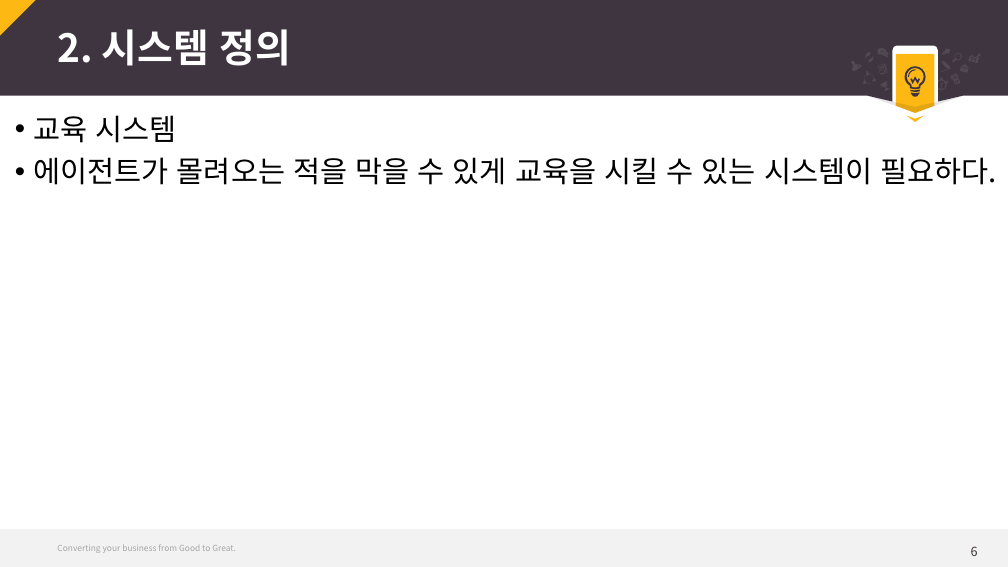
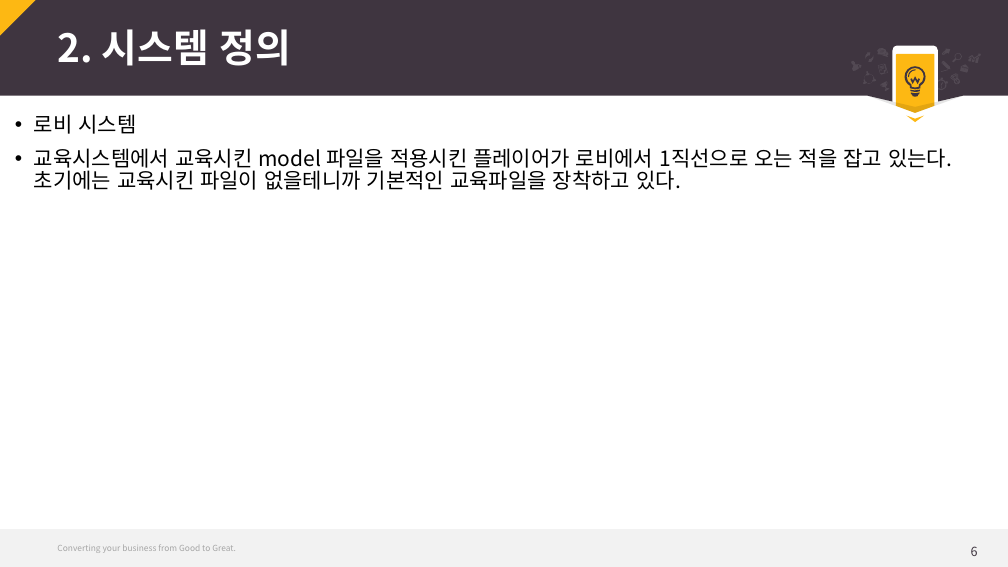
Before and after one commit to starlight97/Subingo, a slide deck: slide 6 of GDD/컨셉/로비시스템기획서.pptx. Drawn at 1008x567 pixels with LibreOffice and Linux fonts; fonts in the diff are those of the drawing. Boxes give left, top, right and bottom in pixels: in the first picture for what was removed or moved away, otherwise in the second. Text is boxed around its words. In the diff, an @@ line names an element or a change of style, - is before the commit and + after.

```diff
--- a/GDD/컨셉/로비시스템기획서.pptx
+++ b/GDD/컨셉/로비시스템기획서.pptx
@@ text at <box>34,114,952,190</box>: text changed; size 28 to 20 pt @@
-• 교육 시스템
-• 에이전트가 몰려오는 적을 막을 수 있게 교육을 시킬 수 있는 시스템이 필요하다.
+• 로비 시스템
+• 교육시스템에서 교육시킨 model 파일을 적용시킨 플레이어가 로비에서 1직선으로 오는 적을 잡고 있는다. 초기에는 교육시킨 파일이 없을테니까 기본적인 교육파일을 장착하고 있다.
```
Also in this commit, not shown: 2 other slides changed.
